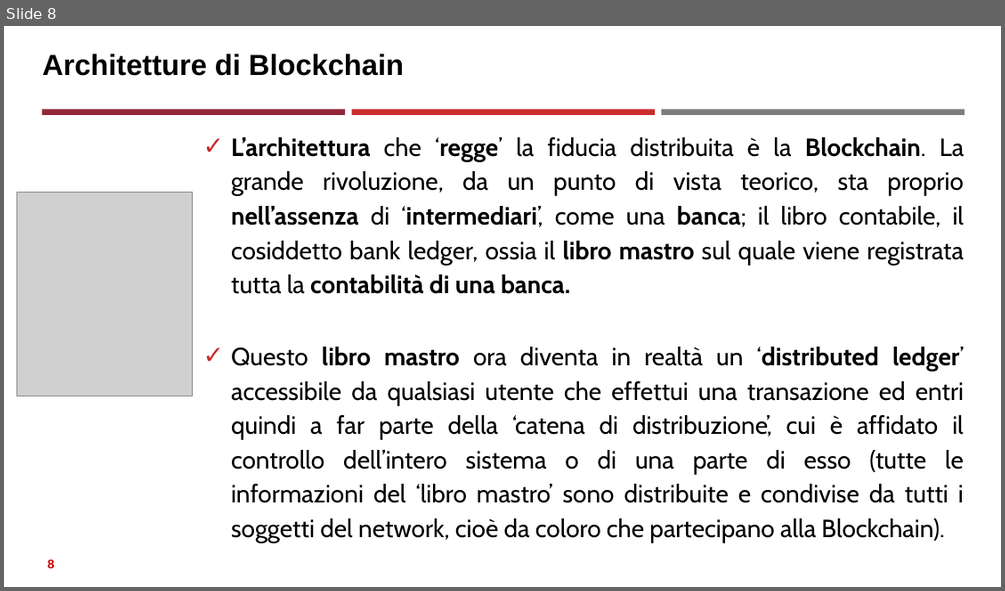
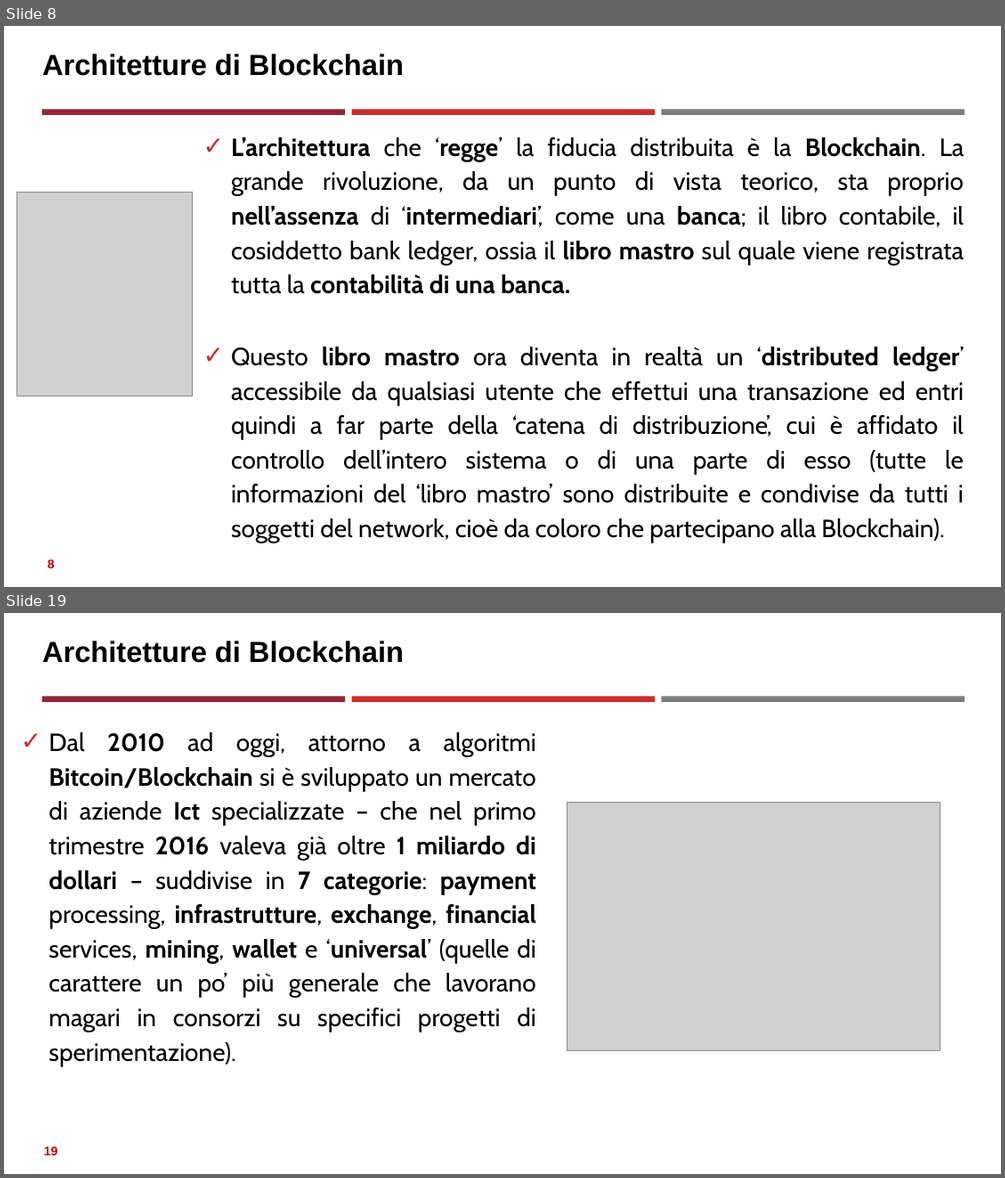
Before and after one commit to neural1977/data_science_interview_material, a slide deck: Assicurazioni/Distributed Ledger Technology_ita.pptx. Shown one above the other, each under a label of ours: slide 8 before the commit, slides 8 and 19 after it; the slides between them are not shown. The pictures are 1005x591 and 1005x1178 pixels, drawn with LibreOffice and Linux fonts; fonts in the diff are those of the drawing; grey boxes stand for pictures. Boxes give left, top, right and bottom in pixels: in the first picture for what was removed or moved away, otherwise in the second. Text is boxed around its words. In the diff, an @@ line names an element or a change of style, - is before the commit and + after.

```diff
--- a/Assicurazioni/Distributed Ledger Technology_ita.pptx
+++ b/Assicurazioni/Distributed Ledger Technology_ita.pptx
@@ slide 19 added at [4,613,1001,1174], background #FFFFFF; not listed: 3 template elements that a slide beside it also shows @@
@@ title added at [42,641,404,663], 28 pt, text #000000, bold @@
+Architetture di Blockchain
@@ text added at [48,732,536,1066], 24 pt, text #000000 @@
+✓ Dal 2010 ad oggi, attorno a algoritmi Bitcoin/Blockchain si è sviluppato un mercato di aziende Ict specializzate – che nel primo trimestre 2016 valeva già oltre 1 miliardo di dollari – suddivise in 7 categorie: payment processing, infrastrutture, exchange, financial services, mining, wallet e ‘universal’ (quelle di carattere un po’ più generale che lavorano magari in consorzi su specifici progetti di sperimentazione).
@@ picture added at [567,803,939,1051] @@
@@ page number added at [44,1146,58,1155], 12 pt, text #C00000, bold @@
+19
```
Also in this commit, not shown: 3 slides changed, 9 other slides added.
